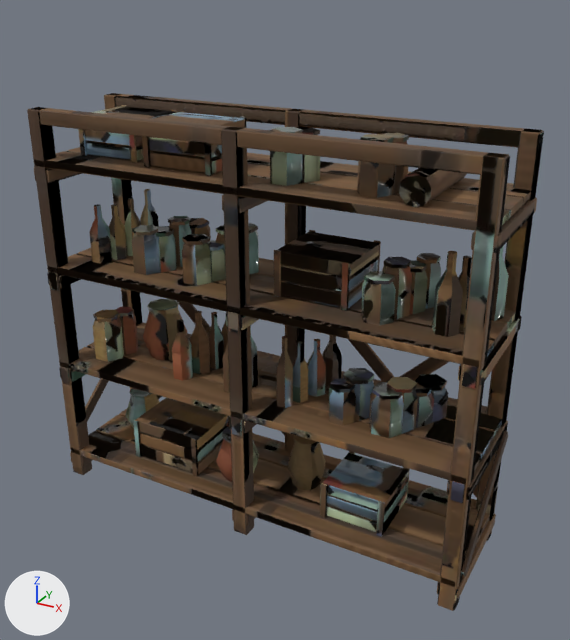
A saved change to the glTF model assets/models/rack-long/rack-long.hq.glb.
The view is the same before and after, from a camera (50 mm lens) standing at (1.31, -2.25, 1.93) and looking at (0.06, 0.01, 0.8). Lighting does not change. The marker at lower left points along +X, +Y and +Z. The older version comes first. Where no turn or scale is listed for an object, it has been applied to the vertices. Vertices at exactly the same position are counted once.

Names of what the first picture shows: 'rack-long'.
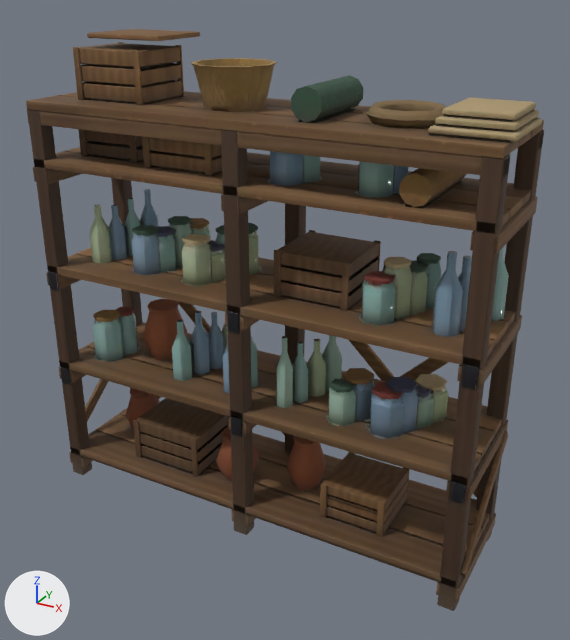
Where the newer file only moved an object's origin or applied its transform, the numbers keep the older frame.

What changed in the scene script:
```text
Change me_rack_long:
    remove me_rack_long.from_pydata(...)  # 3386 vertices, 5956 faces; spans x -0.85..0.85, y -0.25..0.25, z -0.75..0.75
    add me_rack_long.from_pydata(...)  # 3188 vertices, 5496 faces; spans x -0.85..0.85, y -0.25..0.25, z -0.75..1.0
    me_rack_long part 1: a new loose piece, a box spanning x -0.825..0.825, y -0.088..0.061, z 0.75..0.778, in mat_rack_long
    me_rack_long part 2: a new loose piece, a box spanning x -0.825..0.825, y 0.067..0.216, z 0.75..0.778, in mat_rack_long
    me_rack_long part 3: the loose piece of 24 vertices spanning x -0.83..0.83, y -0.24..-0.09, z 0.55..0.58 is scaled about its middle by (0.167, 1.53, 1.9), then moved by (-0.55, 0.16, 0.24)
    me_rack_long part 4: the loose piece of 24 vertices spanning x -0.72..-0.46, y -0.11..0.12, z 0.68..0.72 is copied, and the copy is scaled about its middle by (1.11, 0.968, 1.25), then moved by (0.04, -0.02, 0.17); it spans x -0.69..-0.41, y -0.13..0.1, z 0.84..0.89
    me_rack_long part 5: the loose piece of 24 vertices spanning x -0.72..-0.46, y -0.11..0.12, z 0.68..0.72 is copied, and the copy is scaled about its middle by (1.11, 0.968, 1.25), then moved by (0.04, -0.02, 0.22); it spans x -0.69..-0.41, y -0.13..0.1, z 0.9..0.95
    me_rack_long part 6: the loose piece of 24 vertices spanning x -0.72..-0.69, y -0.12..-0.11, z 0.58..0.72 is copied, and the copy is scaled about its middle by (0.998, 0.996, 1.2), then moved by (0.03, -0.02, 0.21); it spans x -0.69..-0.67, y -0.14..-0.13, z 0.78..0.95
    me_rack_long part 7: the loose piece of 24 vertices spanning x -0.4..-0.38, y -0.16..-0.15, z 0.58..0.73 is copied, and the copy is moved by (-0.03, 0.02, 0.21); it spans x -0.43..-0.41, y -0.14..-0.13, z 0.78..0.95
    me_rack_long part 8: the loose piece of 24 vertices spanning x -0.4..-0.38, y 0.06..0.07, z 0.58..0.73 is copied, and the copy is moved by (-0.03, 0.04, 0.21); it spans x -0.43..-0.41, y 0.1..0.11, z 0.78..0.95
    me_rack_long part 9: the loose piece of 24 vertices spanning x -0.72..-0.46, y -0.11..0.12, z 0.68..0.72 is copied, and the copy is scaled about its middle by (1.19, 1.03, 0.327), then moved by (0.09, 0.01, 0.29); it spans x -0.65..-0.35, y -0.1..0.14, z 0.98..1.0
    me_rack_long part 10: a new loose piece, a 10-sided cylinder along y spanning x 0.17..0.27, y -0.164..0.137, z 0.778..0.882, in mat_rack_long
    me_rack_long part 11: the loose piece of 24 vertices spanning x 0.76..0.84, y -0.24..0.21, z 0.5..0.55 is copied, and the copy is scaled about its middle by (3.47, 0.648, 0.306), then moved by (-0.08, -0.02, 0.27); it spans x 0.6..0.84, y -0.18..0.12, z 0.78..0.8
    me_rack_long part 12: the loose piece of 24 vertices spanning x 0.76..0.84, y -0.24..0.21, z 0.5..0.55 is copied, and the copy is scaled about its middle by (3.18, 0.581, 0.322), then moved by (-0.08, -0.01, 0.29); it spans x 0.61..0.83, y -0.16..0.11, z 0.8..0.82
    me_rack_long part 13: the loose piece of 24 vertices spanning x 0.76..0.84, y -0.24..0.21, z 0.5..0.55 is copied, and the copy is scaled about its middle by (2.88, 0.515, 0.322), then moved by (-0.08, 0.0, 0.31); it spans x 0.62..0.82, y -0.13..0.11, z 0.82..0.84
    me_rack_long part 14: a new loose piece of 52 vertices spanning x -0.26..0.02, y -0.15..0.12, z 0.78..0.92, in mat_rack_long
    me_rack_long part 15: a new loose piece of 50 vertices spanning x 0.36..0.6, y -0.13..0.11, z 0.78..0.83, in mat_rack_long
    me_rack_long part 16: 27 vertices moved within x -0.83..0.83, y -0.24..0.12, z -0.65..0.75; 704 vertices removed from x -0.84..0.84, y -0.25..0.22, z -0.74..0.75; 128 vertices added at x -0.84..0.84, y -0.24..0.22, z -0.74..0.78
    me_rack_long part 17: 3948 kept faces spanning x -0.85..0.85, y -0.25..0.25, z -0.75..0.75 get new texture (UV) coordinates
    other edits to the shape of me_rack_long do not show in these pictures
```

Location of each change, (x1, y1, x2, y2) in pixels of the pictures (570 x 640 px; the box of a moved part takes in the faces that stretch with it):
'rack-long', reshaped (12% taller): before (27, 93, 544, 611); after (26, 29, 544, 611)
part 1 of me_rack_long, added: after (58, 92, 532, 148)
part 2 of me_rack_long, added: after (174, 91, 544, 138)
part 3 of me_rack_long, moved or reshaped: before (34, 151, 510, 233); after (82, 80, 182, 104)
part 4 of me_rack_long, added (brown): after (81, 63, 181, 86)
part 5 of me_rack_long, added (brown): after (79, 43, 181, 68)
part 6 of me_rack_long, added: after (73, 47, 84, 100)
part 7 of me_rack_long, added: after (132, 50, 143, 105)
part 8 of me_rack_long, added: after (175, 45, 184, 96)
part 9 of me_rack_long, added (brown): after (87, 29, 200, 41)
part 10 of me_rack_long, added (green): after (291, 75, 363, 122)
part 11 of me_rack_long, added (brown): after (428, 118, 542, 143)
part 12 of me_rack_long, added (brown): after (435, 110, 539, 132)
part 13 of me_rack_long, added (beige): after (442, 97, 536, 122)
part 14 of me_rack_long, added (brown): after (191, 58, 277, 112)
part 15 of me_rack_long, added (brown): after (366, 100, 446, 128)
part 16 of me_rack_long, built on: before (30, 94, 544, 601); after (26, 95, 538, 602)
part 17 of me_rack_long, surface changed: before (27, 93, 544, 611); after (27, 110, 544, 611)
